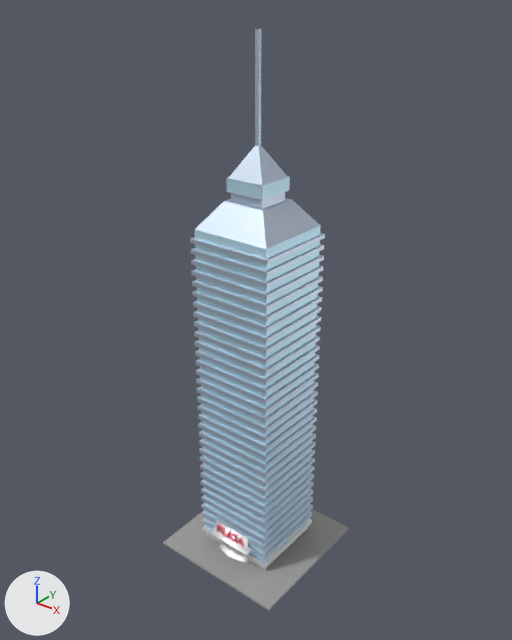
A saved change to the glTF model src/assets/building1.glb.
Both versions are drawn from a camera (50 mm lens) standing at (4.53, -5.68, 6.56) and looking at (-0.02, 0.02, 3.03). The lights are fixed; the arrows at lower left show +X, +Y and +Z. Where no turn or scale is listed for an object, it has been applied to the vertices. Vertices at the same position are counted once.

The first picture shows 'A_2', 'A_3', 'Cap_1_13', 'Cap_1_14', 'Enter', 'Floor_33', 'P', 'Z', 'bulding'.
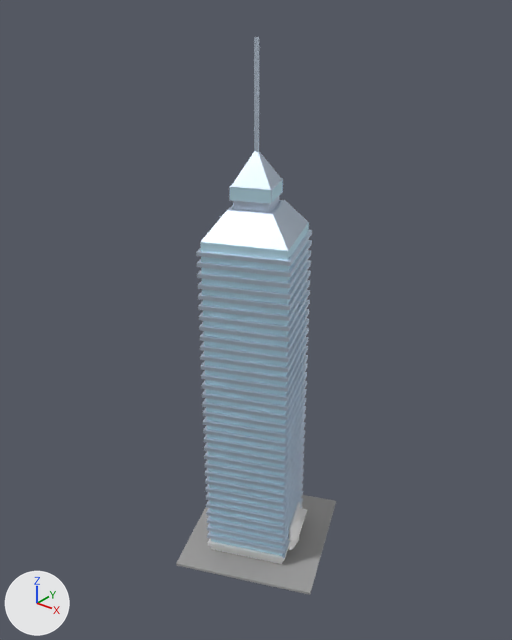
Pixel boxes [x1, y1, x2, y2] of what changed, in the pictures (512 x 640 px):
'bulding', reshaped, moved, turned, rescaled: before [190, 29, 325, 570]; after [176, 37, 336, 595]
'Floor_33', deleted: before [163, 509, 349, 611]
'Enter', deleted: before [209, 520, 252, 563]
'A_2', deleted: before [228, 530, 234, 540]
'Z', deleted: before [233, 533, 239, 543]
'A_3', deleted: before [239, 537, 245, 546]
'L', deleted: before [222, 527, 227, 536]
'P', deleted: before [217, 524, 223, 531]
'Cap_1_15', deleted: before [226, 532, 231, 539]
'Cap_1_17', deleted: before [238, 539, 243, 547]
'Cap_1_13', deleted: before [217, 526, 221, 532]
part 1 of me_mesh_3135, added: after [288, 537, 299, 550]
part 2 of me_mesh_3135, added: after [288, 502, 307, 542]
part 3 of me_mesh_3135, added: after [176, 495, 336, 595]

Edits to the bpy script that builds the scene:
```text
Change me_mesh_3135:
    used by ob_bulding; parent = ob_skyscraper_5; location = (7.016, -110.1, 6.542); rotation_euler = (0.0, -1.966, 0.0), in degrees (0, -113, 0)
    remove me_mesh_3135.from_pydata(...)  # 612 vertices, 1220 faces; spans x -66.0..66.0, y -8.0..603.0, z -67.0..67.0
    add me_mesh_3135.from_pydata(...)  # 744 vertices, 1472 faces; spans x -109.0..115.0, y -10.0..603.0, z -117.0..108.0
    me_mesh_3135 part 1: a new loose piece of 102 vertices spanning x 20.0..56.0, y -9.0..17.0, z -41.0..8.0, in mat_white_1 (white #ffffff)
    me_mesh_3135 part 2: a new loose piece of 22 vertices spanning x 16.0..68.0, y 17.0..33.0, z -52.0..16.0, in mat_white_1 (white #ffffff)
    me_mesh_3135 part 3
    8 vertices are added at x -109.0..115.0, y -10.0..-7.0, z -117.0..108.0
    12 new faces join them, mat_street_1 (grey #a2a2a2)
    add me_mesh_3135.materials.append(mat_street_1)  # grey #a2a2a2
Change ob_bulding:
    remove ob_bulding.parent = ob_skyscraper_5
    ob_bulding.location: (7.016, -110.1, 6.542) -> (0.0, 0.0, 0.0)
    ob_bulding.rotation_euler: (0.0, -1.966, 0.0) -> (1.571, 0.0, 0.0)  # degrees (0, -113, 0) -> degrees (90, 0, 0)
    ob_bulding.scale: (1.0, 1.0, 1.0) -> (0.01, 0.01, 0.01)
Remove ob_enter:
    ob_enter = bpy.data.objects.new('Enter', me_mesh_3119)
    ob_enter.location = (0.08, -0.46, 0.12)
Remove ob_floor_33:
    ob_floor_33 = bpy.data.objects.new('Floor_33', me_mesh_3136)
    ob_floor_33.location = (0.1, -0.11, -0.01)
Remove ob_a_2:
    ob_a_2 = bpy.data.objects.new('A_2', me_mesh_3126)
    ob_a_2.location = (0.01, -0.62, 0.29)
Remove ob_cap_1_15:
    ob_cap_1_15 = bpy.data.objects.new('Cap_1_15', me_mesh_3127)
    ob_cap_1_15.location = (0.01, -0.62, 0.29)
Remove ob_a_3:
    ob_a_3 = bpy.data.objects.new('A_3', me_mesh_3132)
    ob_a_3.location = (0.2, -0.62, 0.29)
Remove ob_cap_1_17:
    ob_cap_1_17 = bpy.data.objects.new('Cap_1_17', me_mesh_3133)
    ob_cap_1_17.location = (0.2, -0.62, 0.29)
Remove ob_l:
    ob_l = bpy.data.objects.new('L', me_mesh_3123)
    ob_l.location = (-0.06, -0.62, 0.29)
Remove ob_cap_1_14:
    ob_cap_1_14 = bpy.data.objects.new('Cap_1_14', me_mesh_3124)
    ob_cap_1_14.location = (-0.06, -0.62, 0.29)
Remove ob_p:
    ob_p = bpy.data.objects.new('P', me_mesh_3120)
    ob_p.location = (-0.15, -0.62, 0.29)
Remove ob_cap_1_13:
    ob_cap_1_13 = bpy.data.objects.new('Cap_1_13', me_mesh_3121)
    ob_cap_1_13.location = (-0.15, -0.62, 0.29)
Remove ob_z:
    ob_z = bpy.data.objects.new('Z', me_mesh_3129)
    ob_z.location = (0.11, -0.62, 0.29)
Remove ob_cap_1_16:
    ob_cap_1_16 = bpy.data.objects.new('Cap_1_16', me_mesh_3130)
    ob_cap_1_16.location = (0.11, -0.62, 0.29)
```
